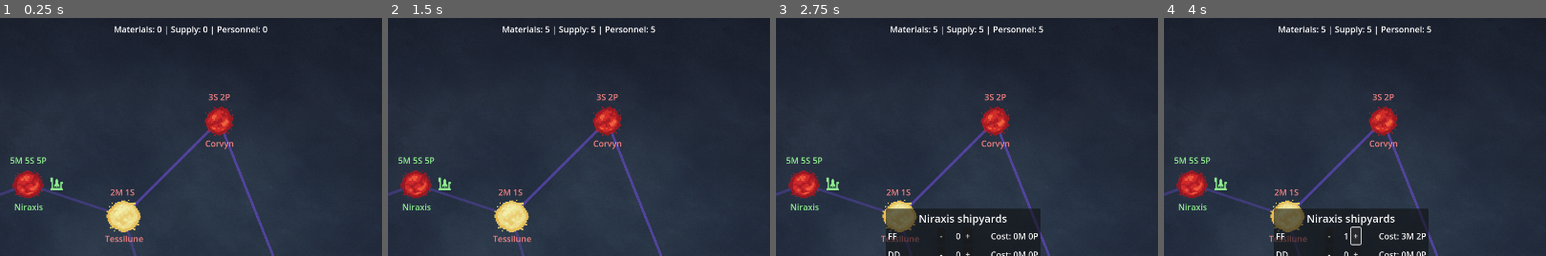
Above: before the commit, frames 1-4 (left to right).
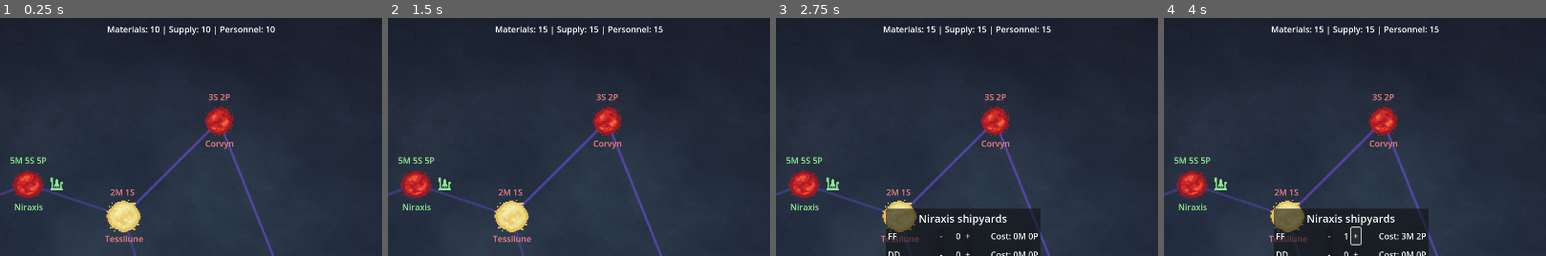
Above: after the commit, the same moments.

Repository: igjese/galaxy-campaign
Game: Godot game, scene res://map.tscn
The game is run twice, just before and just after one commit, with the same random seed, the same clock (stepped at 60 frames per second) and the same inputs.
Inputs:
- Up to frame 1 (0.25 s): no input
- Up to frame 2 (1.5 s): click "End Turn" at 0.5 s; click "Velthara" at 1.25 s
- Up to frame 3 (2.75 s): click "Niraxis" at 2 s
- Up to frame 4 (4 s): click "-" at 2.75 s; click "+" at 3.5 s
The pictures show only the part of the screen within x 26-76%, y 1-51%; the shares and areas given below are measured in that part.

The runs differ from the first frame. In frame 1, 0.8% of the frame differs, in the area x 28-72%, y 3-8%; in frame 2, 0.8%; in frame 3, 0.8%; in frame 4, 0.8%.

Commit message:
starting resources

Diff:
--- a/game_data.gd
+++ b/game_data.gd
@@ -1,9 +1,9 @@
 extends Node
 
 var turn := 1
-var player_materials := 0
-var player_supply := 0
-var player_personnel := 0
+var player_materials := 10
+var player_supply := 10
+var player_personnel := 10
 
 var selected_world = null
 
